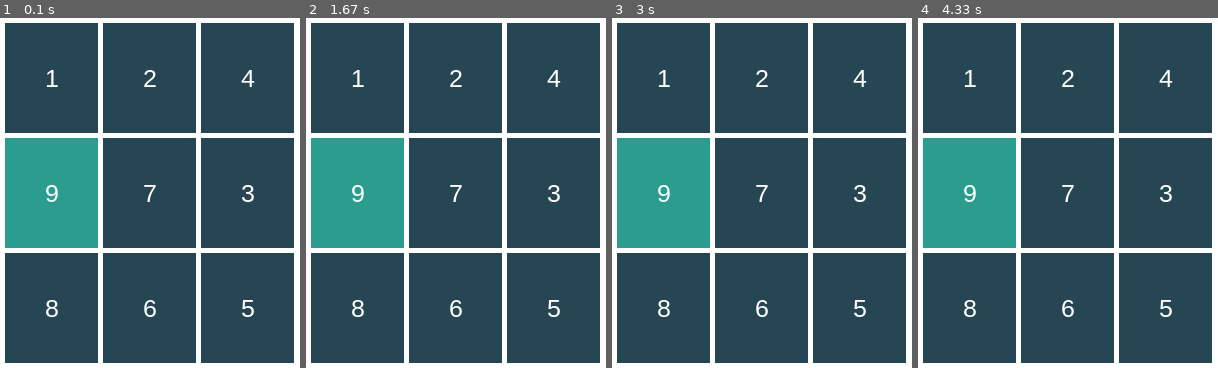
Above: before the commit, frames 1-4 (left to right).
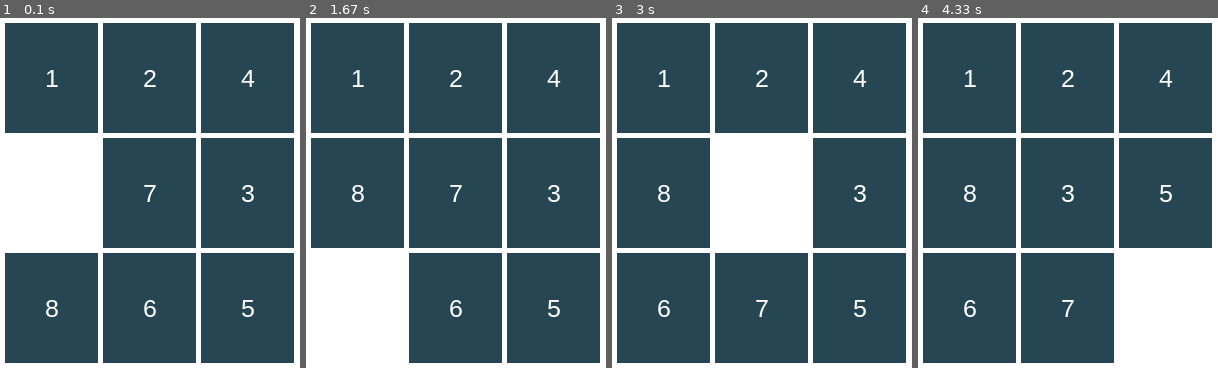
Above: after the commit, the same moments.

Repository: sasidhar/pygame-numgame
Game: pygame game, started from numgame.py
Two runs of this game, one before a commit and one after it. Both use one fixed random seed, a clock stepped at 60 frames per second and the inputs below.
Inputs:
- Up to frame 1 (0.1 s): no input
- Up to frame 2 (1.67 s): hold Right 0.33-0.8 s; hold Up 0.83-1.3 s
- Up to frame 3 (3 s): hold Left 1.83-2.37 s; hold Down from 2.4 s (still down)
- Up to frame 4 (4.33 s): release Down at 3 s; hold Left 3.03-3.8 s; hold Up from 3.83 s (still down)

The runs differ from the first frame. In frame 1, 9.7% of the frame differs, in the area x 1-33%, y 34-66%; in frame 2, 19%; in frame 3, 20%; in frame 4, 20%, in the area x 1-98%, y 34-99%.

Commit message:
Playable Game

Diff:
--- a/board.py
+++ b/board.py
@@ -1,10 +1,31 @@
 import pygame
 from random import choice
 
-from constants import BUTTON_WIDTH, BUTTON_COLOR, BUTTON_HEIGHT, GAME_GRID_SIZE, BUTTON_PADDING, BUTTON_TEXT_COLOR, BUTTON_LAST_COLOR
+from constants import (
+    BUTTON_WIDTH,
+    BUTTON_COLOR,
+    BUTTON_HEIGHT,
+    GAME_GRID_SIZE,
+    BUTTON_PADDING,
+    BUTTON_TEXT_COLOR,
+    BUTTON_LAST_COLOR,
+    GAME_BACKGROUND,
+    GAME_HEIGHT,
+    GAME_WIDTH,
+    GAME_DONE_HEIGHT,
+    GAME_DONE_PADDING,
+)
+
+
+def checkGameCompletion():
+    for index, item in enumerate(GAME_BOARD):
+        if index != item:
+            return False
+    return True
+
 
 def generateBoardPosition():
-    board = list(range(0, GAME_GRID_SIZE* GAME_GRID_SIZE))
+    board = list(range(0, GAME_GRID_SIZE * GAME_GRID_SIZE))
     randomized_board = []
     while len(board) > 0:
         board_choice = choice(board)
@@ -12,27 +33,66 @@
         board.remove(board_choice)
     return randomized_board
 
+
+GAME_BOARD = generateBoardPosition()
+
+
+def updateBoard(displaysurface, displace=0):
+    blank_value = GAME_GRID_SIZE * GAME_GRID_SIZE - 1
+    blank_index = GAME_BOARD.index(blank_value)
+    if abs(displace) == 1:
+        if displace == -1 and blank_index % GAME_GRID_SIZE == 0:
+            return
+        if displace == 1 and blank_index % GAME_GRID_SIZE == GAME_GRID_SIZE - 1:
+            return
+
+    swap_index = blank_index + displace
+    if swap_index >= 0 and swap_index <= blank_value:
+        temp = GAME_BOARD[swap_index]
+        GAME_BOARD[swap_index] = GAME_BOARD[blank_index]
+        GAME_BOARD[blank_index] = temp
+        drawBoard(displaysurface)
+
+    is_game_completed = checkGameCompletion()
+    if is_game_completed:
+        drawGameCompletion(displaysurface)
+
+
+def drawGameCompletion(displaysurface):
+    drawButton(
+        displaysurface,
+        0,
+        (GAME_HEIGHT / 2) - GAME_DONE_HEIGHT,
+        GAME_WIDTH - 2 * GAME_DONE_PADDING,
+        GAME_DONE_HEIGHT,
+        "GAME DONE",
+        False,
+    )
+
+
 def drawBoard(displaysurface):
-    board = generateBoardPosition()
-    print(board)
+    displaysurface.fill(GAME_BACKGROUND)
     for i in range(0, GAME_GRID_SIZE):
         for j in range(0, GAME_GRID_SIZE):
             b_width = BUTTON_WIDTH
             b_height = BUTTON_HEIGHT
             b_x = j * BUTTON_WIDTH + (j + 1) * BUTTON_PADDING
             b_y = i * BUTTON_HEIGHT + (i + 1) * BUTTON_PADDING
-            b_text = board[(i * GAME_GRID_SIZE + j)] + 1
+            b_text = GAME_BOARD[(i * GAME_GRID_SIZE + j)] + 1
             is_last = b_text == GAME_GRID_SIZE * GAME_GRID_SIZE
             drawButton(displaysurface, b_x, b_y, b_width, b_height, b_text, is_last)
     pygame.display.update()
 
 
 def drawButton(displaysurface, x, y, width, height, button_text, is_last):
+    if is_last:
+        return
+
     button_background_color = BUTTON_COLOR
     if is_last:
         button_background_color = BUTTON_LAST_COLOR
-    pygame.draw.rect(displaysurface, button_background_color, (x,y,width, height))
-    font = pygame.font.SysFont('Arial', 25)
+    pygame.draw.rect(displaysurface, button_background_color, (x, y, width, height))
+    font = pygame.font.SysFont("Arial", 25)
     text = font.render(str(button_text), True, BUTTON_TEXT_COLOR)
-    text_rect = text.get_rect(center=(x + width/2, y + height/2))
+    text_rect = text.get_rect(center=(x + width / 2, y + height / 2))
     displaysurface.blit(text, text_rect)
--- a/constants.py
+++ b/constants.py
@@ -8,8 +8,12 @@
 
 ## Button Constants
 BUTTON_PADDING = 5
-BUTTON_HEIGHT = (GAME_HEIGHT - (GAME_GRID_SIZE + 1) * BUTTON_PADDING)/GAME_GRID_SIZE
-BUTTON_WIDTH = (GAME_WIDTH - (GAME_GRID_SIZE + 1) * BUTTON_PADDING)/GAME_GRID_SIZE
+BUTTON_HEIGHT = (GAME_HEIGHT - (GAME_GRID_SIZE + 1) * BUTTON_PADDING) / GAME_GRID_SIZE
+BUTTON_WIDTH = (GAME_WIDTH - (GAME_GRID_SIZE + 1) * BUTTON_PADDING) / GAME_GRID_SIZE
 BUTTON_COLOR = Color(38, 70, 83)
 BUTTON_TEXT_COLOR = Color(255, 255, 255)
 BUTTON_LAST_COLOR = Color(42, 157, 143)
+
+## Game Completion Message
+GAME_DONE_HEIGHT = 80
+GAME_DONE_PADDING = 20
--- a/numgame.py
+++ b/numgame.py
@@ -1,14 +1,13 @@
 import pygame
 from pygame.locals import *
 
-from constants import GAME_HEIGHT, GAME_WIDTH, GAME_BACKGROUND
-from board import drawBoard
+from constants import GAME_HEIGHT, GAME_WIDTH, GAME_GRID_SIZE
+from board import drawBoard, updateBoard
 
 pygame.init()
 
 
 displaysurface = pygame.display.set_mode((GAME_WIDTH, GAME_HEIGHT))
-displaysurface.fill(GAME_BACKGROUND)
 pygame.display.set_caption("NumGame 1.0")
 
 run = True
@@ -16,25 +15,22 @@
 drawBoard(displaysurface)
 
 while run:
-
     for event in pygame.event.get():
-
         if event.type == pygame.QUIT:
-            run =False
+            run = False
 
         if event.type == pygame.KEYDOWN:
             if event.key == pygame.K_LEFT:
-                print("Left")
+                updateBoard(displaysurface, +1)
 
             if event.key == pygame.K_RIGHT:
-                print("Right")
+                updateBoard(displaysurface, -1)
 
             if event.key == pygame.K_UP:
-                print("Up")
+                updateBoard(displaysurface, GAME_GRID_SIZE)
 
             if event.key == pygame.K_DOWN:
-                print("Down")
-
+                updateBoard(displaysurface, -1 * GAME_GRID_SIZE)
 
 
 pygame.quit()
